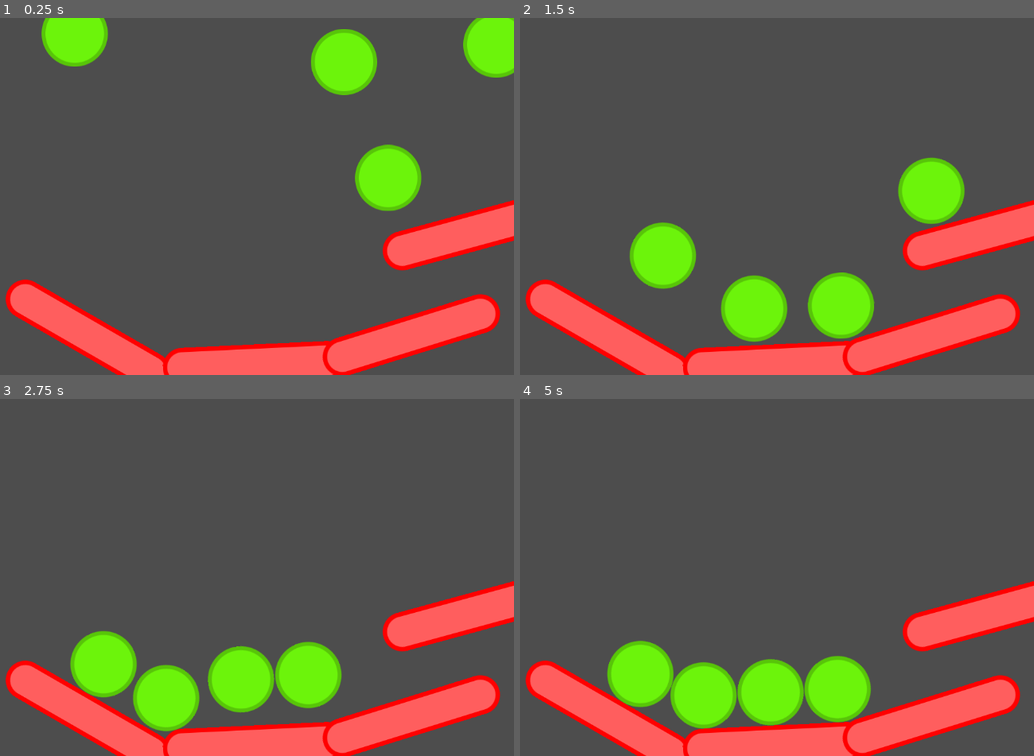
Above: before the commit, frames 1-4 (two rows, left to right).
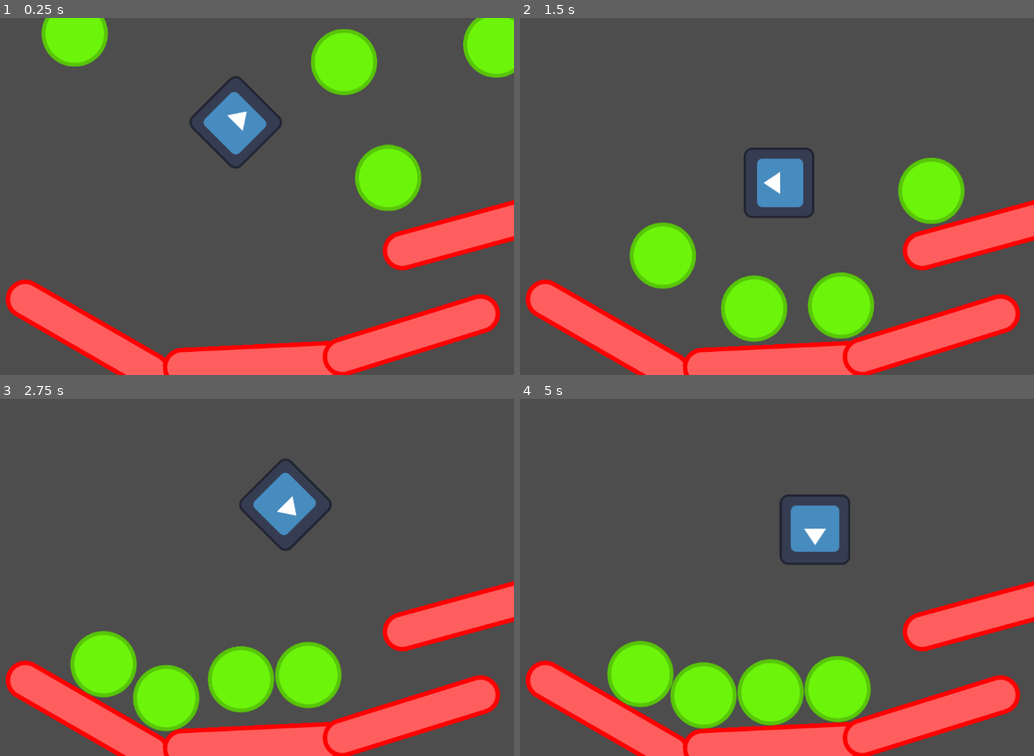
Above: after the commit, the same moments.

Repository: kekkorider/godot-test-project
Game: Godot game, scene res://main.tscn
Same seed, same stepped clock (60 frames per second), same inputs: the game is played once before the commit and once after it. The engine's default icon, where the game draws it, is replaced by a stand-in: a white triangle on a blue panel in a dark square.
Inputs:
- Up to frame 1 (0.25 s): no input
- Up to frame 2 (1.5 s): no input
- Up to frame 3 (2.75 s): no input
- Up to frame 4 (5 s): no input

The runs differ from the first frame. In frame 1, 1.6% of the frame differs, in the area x 36-55%, y 16-43%; in frame 2, 1.6%; in frame 3, 1.6%; in frame 4, 1.7%, in the area x 50-65%, y 26-47%.

Commit message:
Add first script

Diff:
--- /dev/null
+++ b/godot_logo.gd
@@ -0,0 +1,10 @@
+extends Sprite2D
+
+var speed = 200
+var angular_speed = PI
+
+func _process(delta):
+	rotation += angular_speed * delta
+
+	var velocity = Vector2.UP.rotated(rotation) * speed
+	position += velocity * delta
--- /dev/null
+++ b/godot_logo.tscn
@@ -0,0 +1,8 @@
+[gd_scene load_steps=3 format=3 uid="uid://ngnvha3khuw5"]
+
+[ext_resource type="Texture2D" uid="uid://d3c8j42jqx75n" path="res://icon.svg" id="1_r2c0c"]
+[ext_resource type="Script" path="res://godot_logo.gd" id="2_pm3uc"]
+
+[node name="GodotLogo" type="Sprite2D"]
+texture = ExtResource("1_r2c0c")
+script = ExtResource("2_pm3uc")
--- a/main.tscn
+++ b/main.tscn
@@ -1,7 +1,8 @@
-[gd_scene load_steps=3 format=3 uid="uid://bjiolcxhqoohj"]
+[gd_scene load_steps=4 format=3 uid="uid://bjiolcxhqoohj"]
 
 [ext_resource type="PackedScene" uid="uid://dtt7x44tf0jms" path="res://ball.tscn" id="1_2pofs"]
 [ext_resource type="PackedScene" uid="uid://253ja45cyt82" path="res://surface.tscn" id="2_j6xub"]
+[ext_resource type="PackedScene" uid="uid://ngnvha3khuw5" path="res://godot_logo.tscn" id="3_yidyi"]
 
 [node name="Main" type="Node"]
 
@@ -35,3 +36,6 @@
 [node name="Surface4" parent="." instance=ExtResource("2_j6xub")]
 position = Vector2(1076, 388)
 rotation = 1.3045
+
+[node name="GodotLogo" parent="." instance=ExtResource("3_yidyi")]
+position = Vector2(628, 234)
